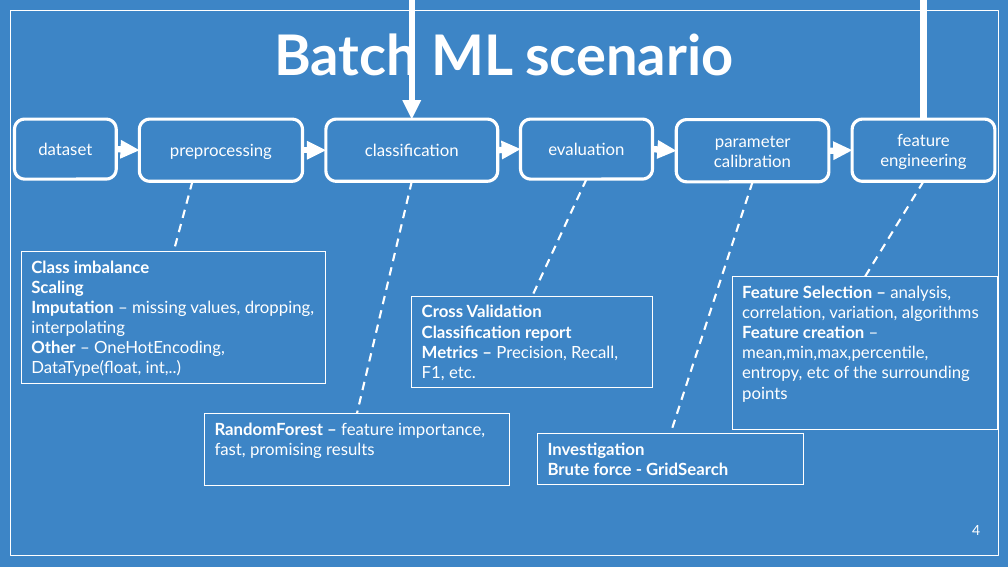
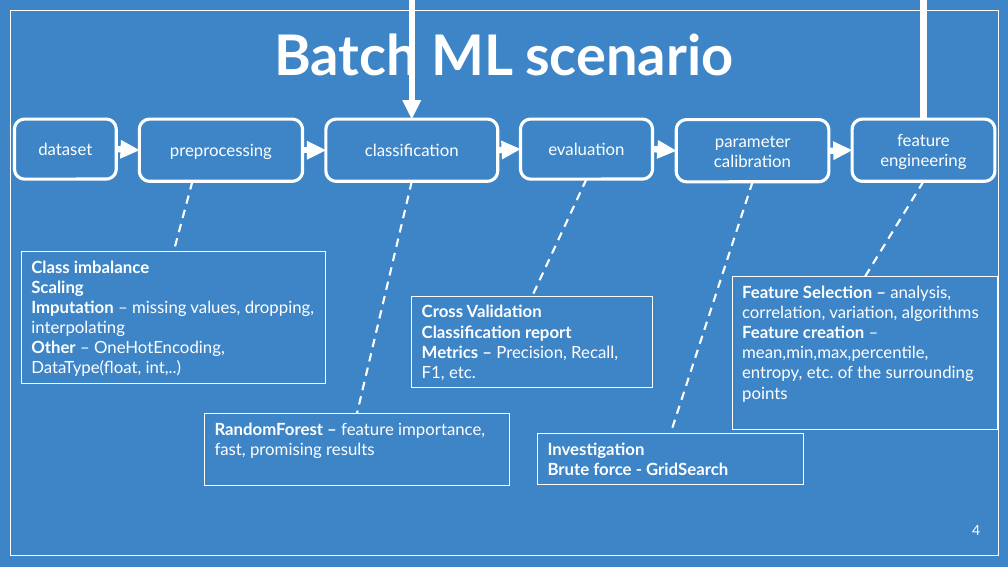
Before and after one commit to 5uperpalo/FIREMAN-project, a slide deck: slide 4 of workshop_05132020/FIREMAN_workshop.pptx. Drawn at 1008x567 pixels with LibreOffice and Linux fonts; fonts in the diff are those of the drawing; background and template pictures are left out. Boxes give left, top, right and bottom in pixels: in the first picture for what was removed or moved away, otherwise in the second. Text is boxed around its words. In the diff, an @@ line names an element or a change of style, - is before the commit and + after.

```diff
--- a/workshop_05132020/FIREMAN_workshop.pptx
+++ b/workshop_05132020/FIREMAN_workshop.pptx
@@ text in rectangle at (742, 325, 974, 402): text changed @@
-Feature creation – mean,min,max,percentile, entropy, etc of the surrounding points
+Feature creation – mean,min,max,percentile, entropy, etc. of the surrounding points
```
Also in this commit, not shown: 1 other slide changed, 1 other file.
